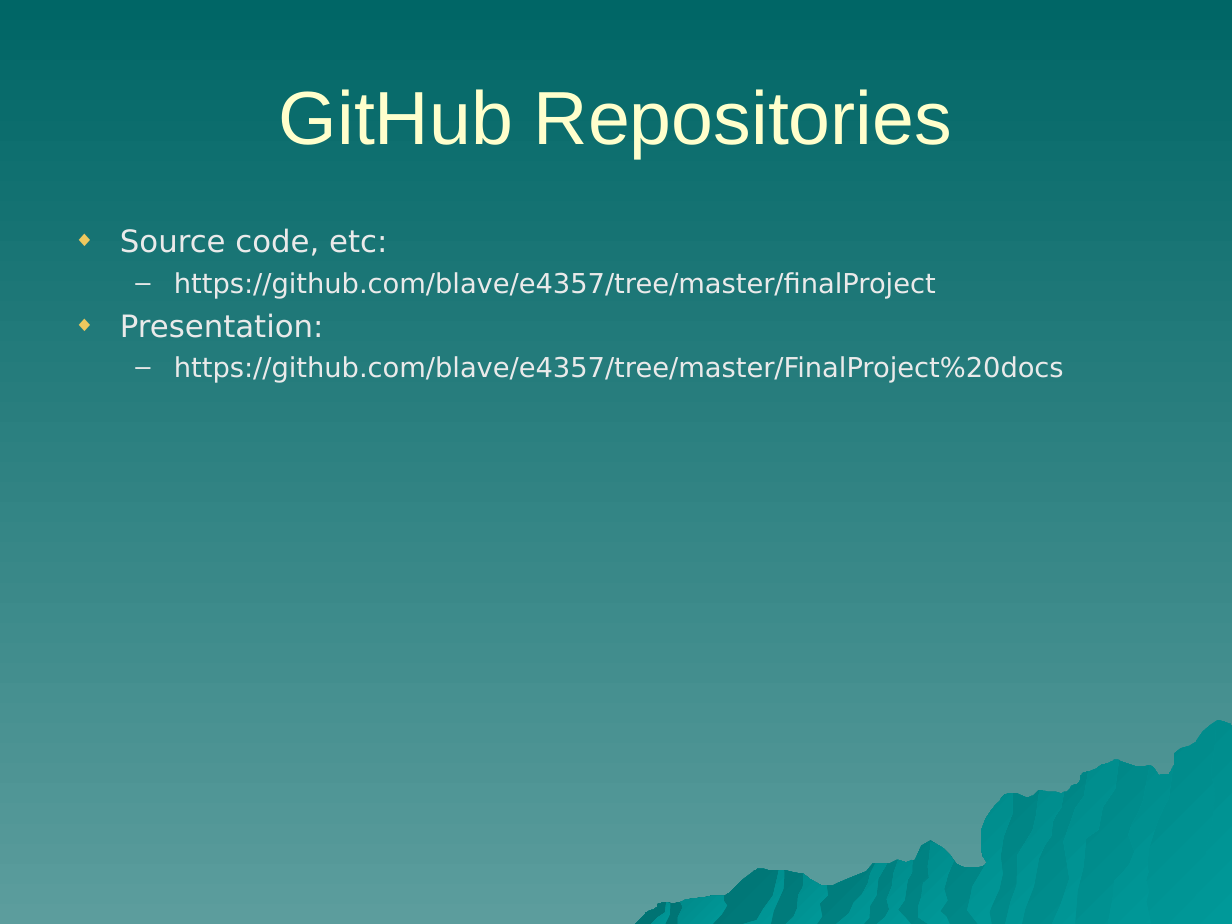
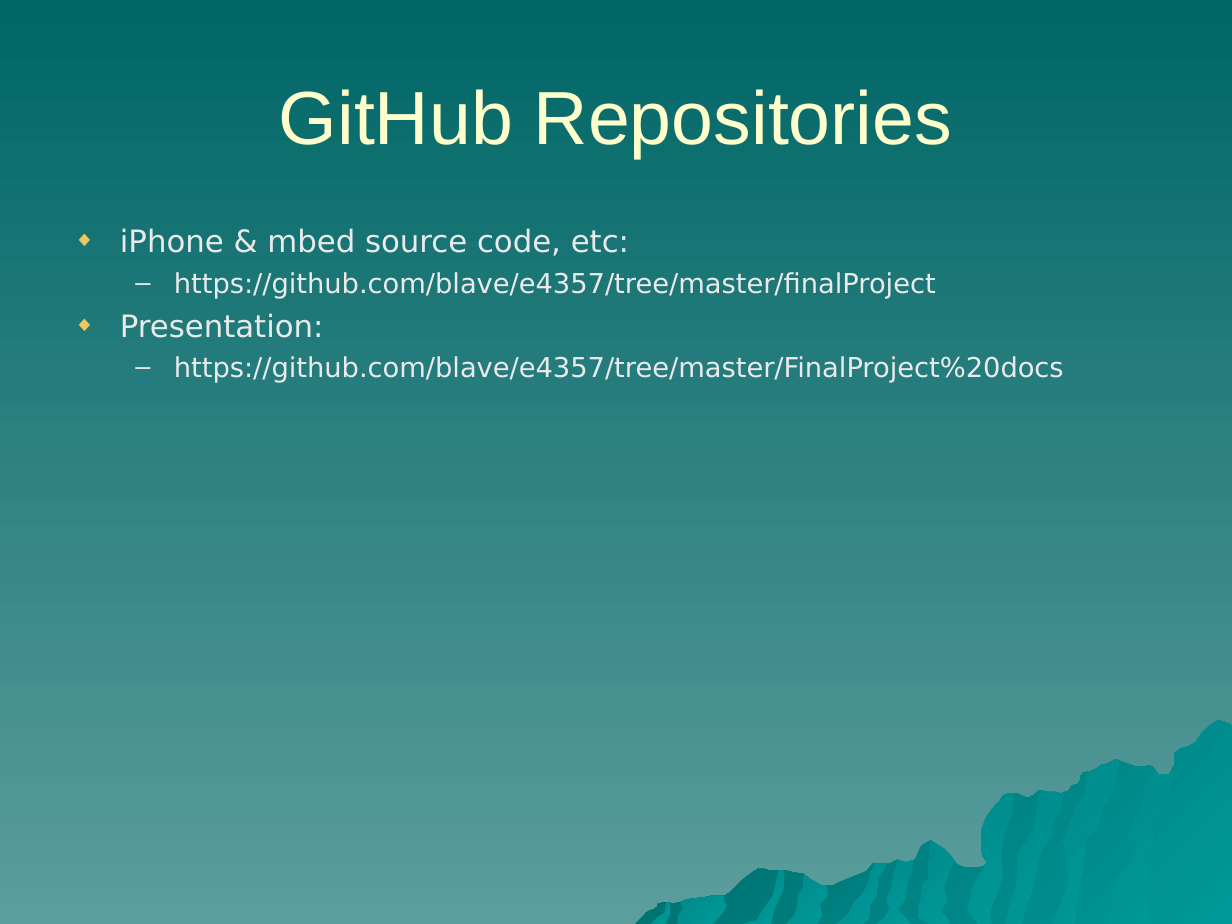
Before and after one commit to blave/e4357, a slide deck: slide 12 of FinalProject docs/Wang Chung Sensor Cruncher.ppt. Drawn at 1232x924 pixels with LibreOffice and Linux fonts; fonts in the diff are those of the drawing. Boxes give left, top, right and bottom in pixels: in the first picture for what was removed or moved away, otherwise in the second. Text is boxed around its words. In the diff, an @@ line names an element or a change of style, - is before the commit and + after.

Commit message:
ctc

```diff
--- a/FinalProject docs/Wang Chung Sensor Cruncher.ppt
+++ b/FinalProject docs/Wang Chung Sensor Cruncher.ppt
@@ text at (x1=120, y1=228, x2=629, y2=256): text changed @@
-◆ Source code, etc:
+◆ iPhone & mbed source code, etc:
```
